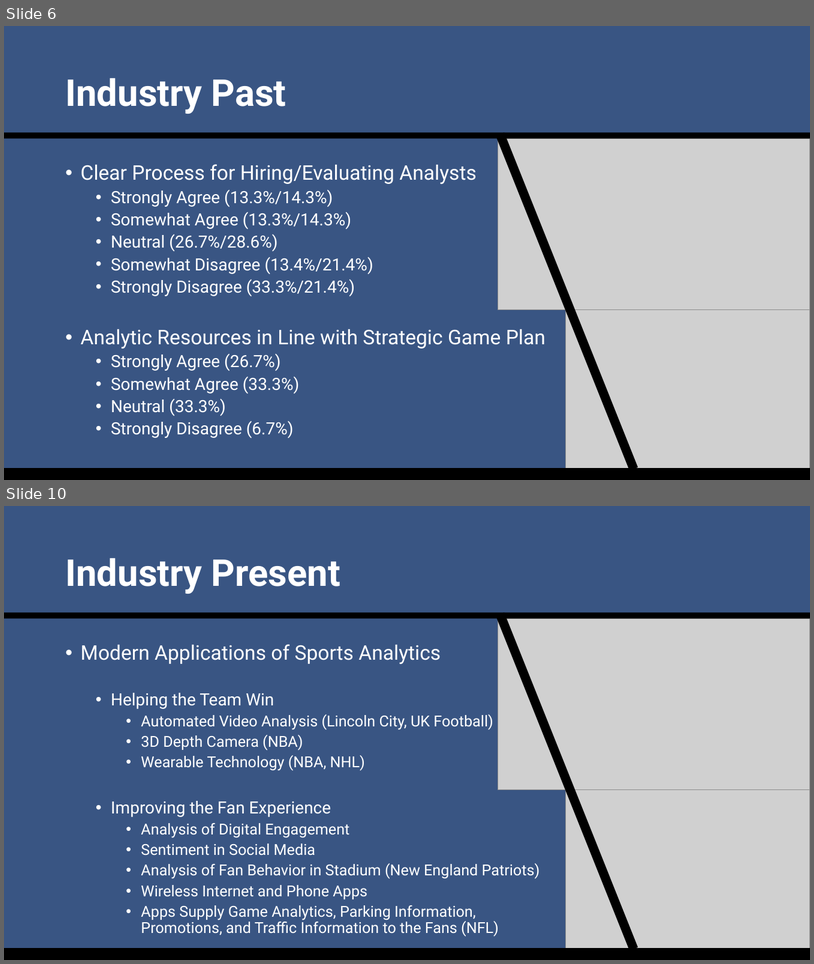
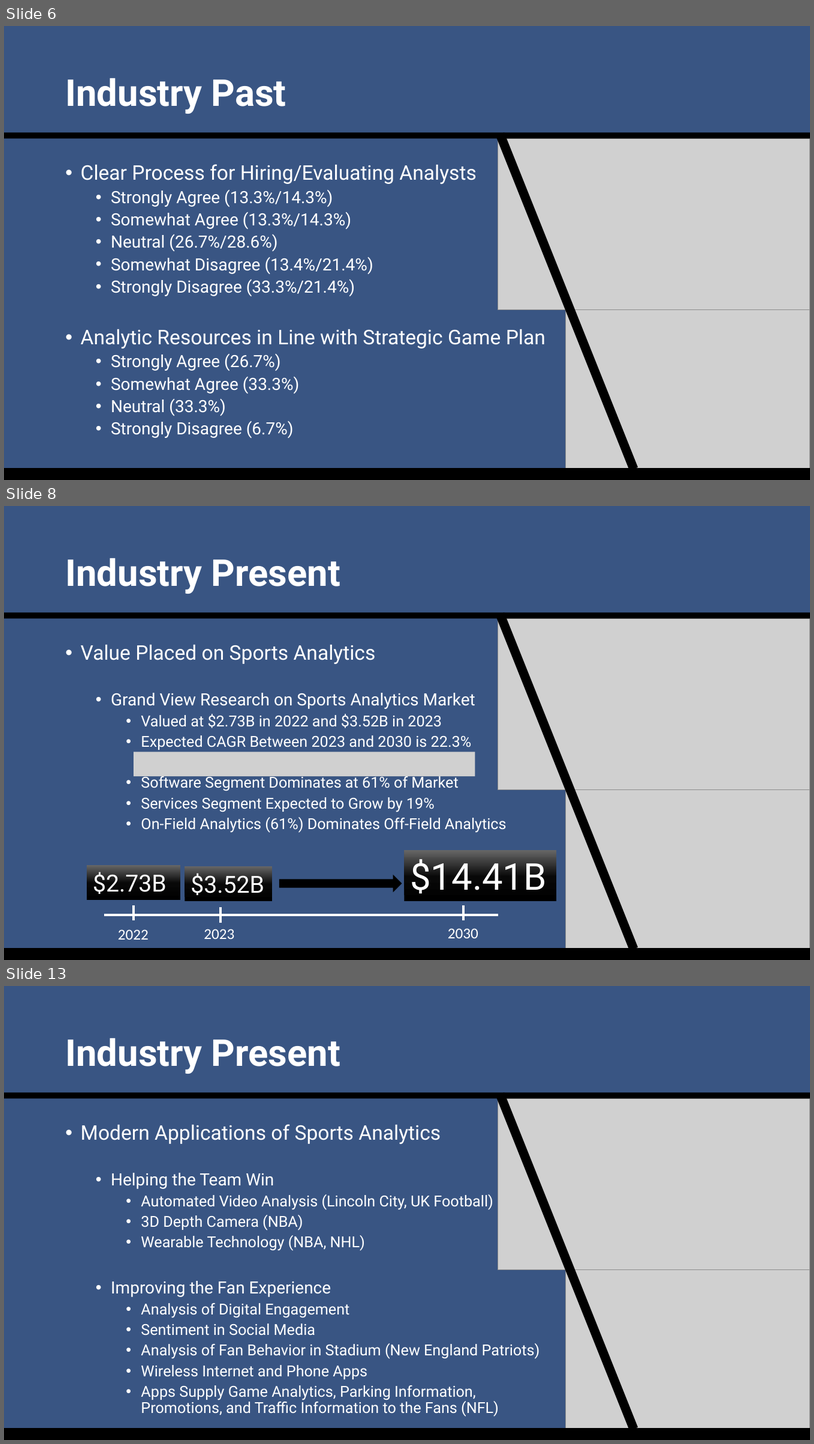
Before and after one commit to SuperMarioGiacomazzo/STOR538_WEBSITE, a slide deck: Slides/Sports Analytics 3/Sports_Analytics_3_Lecture.pptx. Shown one above the other, each under a label of ours: slides 6 and 10 before the commit, slides 6, 8 and 13 after it; the slides between them are not shown. The pictures are 814x964 and 814x1444 pixels, drawn with LibreOffice and Linux fonts; fonts in the diff are those of the drawing; grey boxes stand for pictures. Boxes give left, top, right and bottom in pixels: in the first picture for what was removed or moved away, otherwise in the second. Text is boxed around its words. In the diff, an @@ line names an element or a change of style, - is before the commit and + after.

```diff
--- a/Slides/Sports Analytics 3/Sports_Analytics_3_Lecture.pptx
+++ b/Slides/Sports Analytics 3/Sports_Analytics_3_Lecture.pptx
@@ slide 8 added at [4, 506, 810, 960], background #395583 @@
@@ title added at [65, 558, 341, 594], 44 pt, text #FFFFFF, bold @@
+Industry Present
@@ rectangle added at [4, 612, 810, 619], fill #000000 @@
@@ rectangle added at [496, 612, 638, 951], fill #000000 @@
@@ picture added at [498, 619, 810, 790] @@
@@ text added at [81, 645, 507, 832], 18 pt, text #FFFFFF @@
+• Value Placed on Sports Analytics
+  • Grand View Research on Sports Analytics Market
+    • Valued at $2.73B in 2022 and $3.52B in 2023
+    • Expected CAGR Between 2023 and 2030 is 22.3%
+    • Software Segment Dominates at 61% of Market
+    • Services Segment Expected to Grow by 19%
+    • On-Field Analytics (61%) Dominates Off-Field Analytics
@@ picture added at [134, 751, 475, 776] @@
@@ picture added at [566, 789, 810, 960] @@
@@ rectangle added at [87, 865, 180, 899], fill gradient #000000 to #080808 to #666666, 28 pt, text #FFFFFF @@
+$2.73B
@@ rectangle added at [404, 850, 557, 901], fill gradient #000000 to #080808 to #666666, 44 pt, text #FFFFFF @@
+$14.41B
@@ rectangle added at [185, 866, 272, 900], fill gradient #000000 to #080808 to #666666, 28 pt, text #FFFFFF @@
+$3.52B
@@ right arrow added at [280, 876, 401, 891], fill #000000, outline #000000 1 pt @@
@@ line added from (104, 915) to (498, 915), #FFFFFF 3 pt @@
@@ line added from (134, 905) to (134, 921), #FFFFFF 3 pt @@
@@ line added from (221, 907) to (221, 922), #FFFFFF 3 pt @@
@@ line added from (464, 905) to (464, 921), #FFFFFF 3 pt @@
@@ text added at [118, 929, 149, 939], 18 pt, text #FFFFFF @@
+2022
@@ text added at [204, 928, 234, 939], 18 pt, text #FFFFFF @@
+2023
@@ text added at [448, 928, 479, 938], 18 pt, text #FFFFFF @@
+2030
@@ rectangle added at [4, 948, 810, 960], fill #000000 @@
@@ what was slide 10 is now slide 13 @@
```
Also in this commit, not shown: 2 slides changed, 5 other slides added, 3 slides removed, 14 other files.
